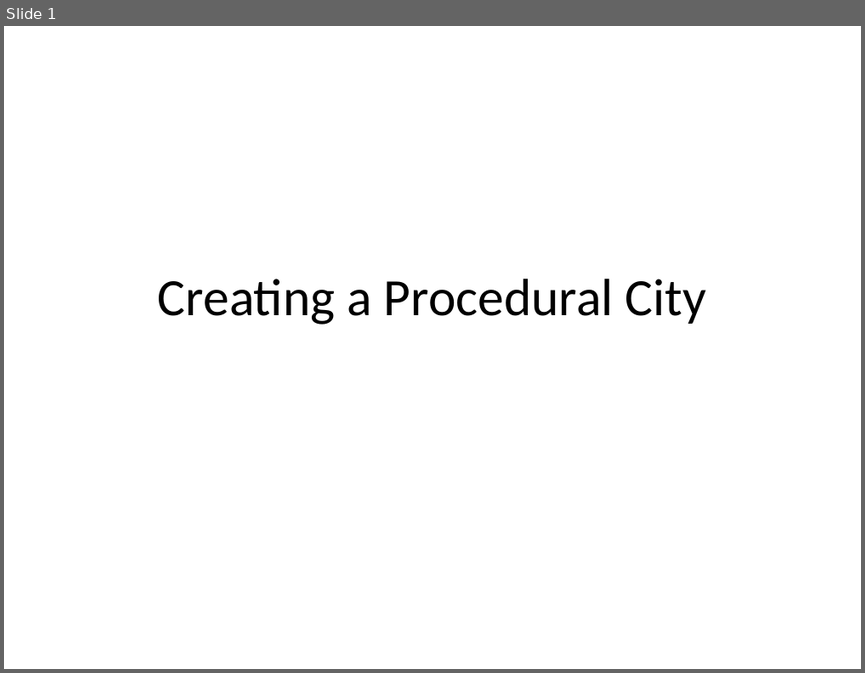
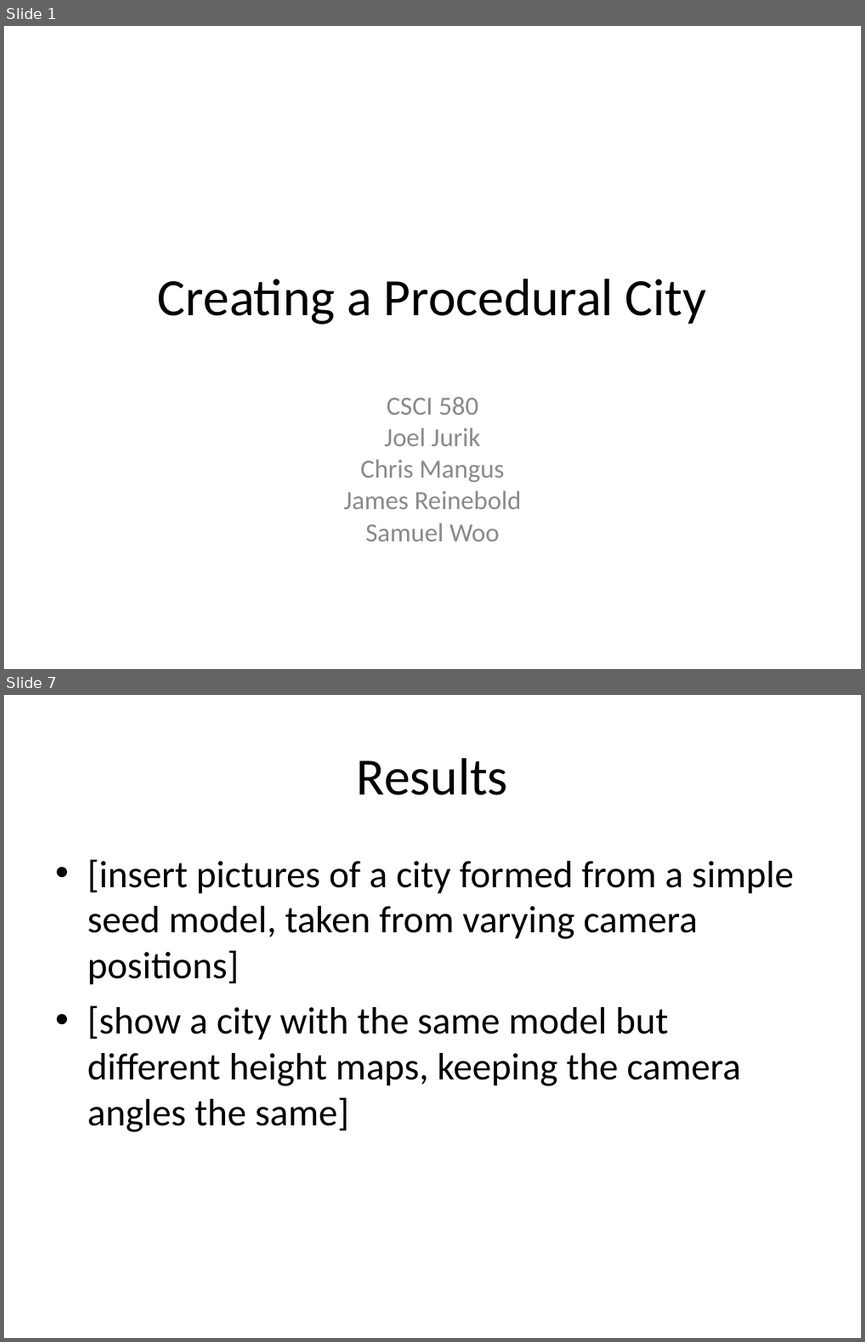
Before and after one commit to reinebold/cs580CMS, a slide deck: Documents/Creating a Procedural City.ppt. Shown one above the other, each under a label of ours: slide 1 before the commit, slides 1 and 7 after it; the slides between them are not shown. The pictures are 865x673 and 865x1342 pixels, drawn with LibreOffice and Linux fonts; fonts in the diff are those of the drawing. Boxes give left, top, right and bottom in pixels: in the first picture for what was removed or moved away, otherwise in the second. Text is boxed around its words. In the diff, an @@ line names an element or a change of style, - is before the commit and + after.

```diff
--- a/Documents/Creating a Procedural City.ppt
+++ b/Documents/Creating a Procedural City.ppt
@@ slide 7 added at (4, 695, 861, 1338), background #FFFFFF @@
@@ title added at (357, 758, 508, 795), 44 pt, text #000000 @@
+Results
@@ text added at (87, 859, 794, 1132), 32 pt, text #000000 @@
+• [insert pictures of a city formed from a simple seed model, taken from varying camera positions]
+• [show a city with the same model but different height maps, keeping the camera angles the same]
@@ slide 1 changed as well @@
@@ subtitle added at (344, 397, 521, 541), 22 pt, text #898989 @@
+CSCI 580
+Joel Jurik
+Chris Mangus
+James Reinebold
+Samuel Woo
```
Also in this commit, not shown: 7 other slides added.
